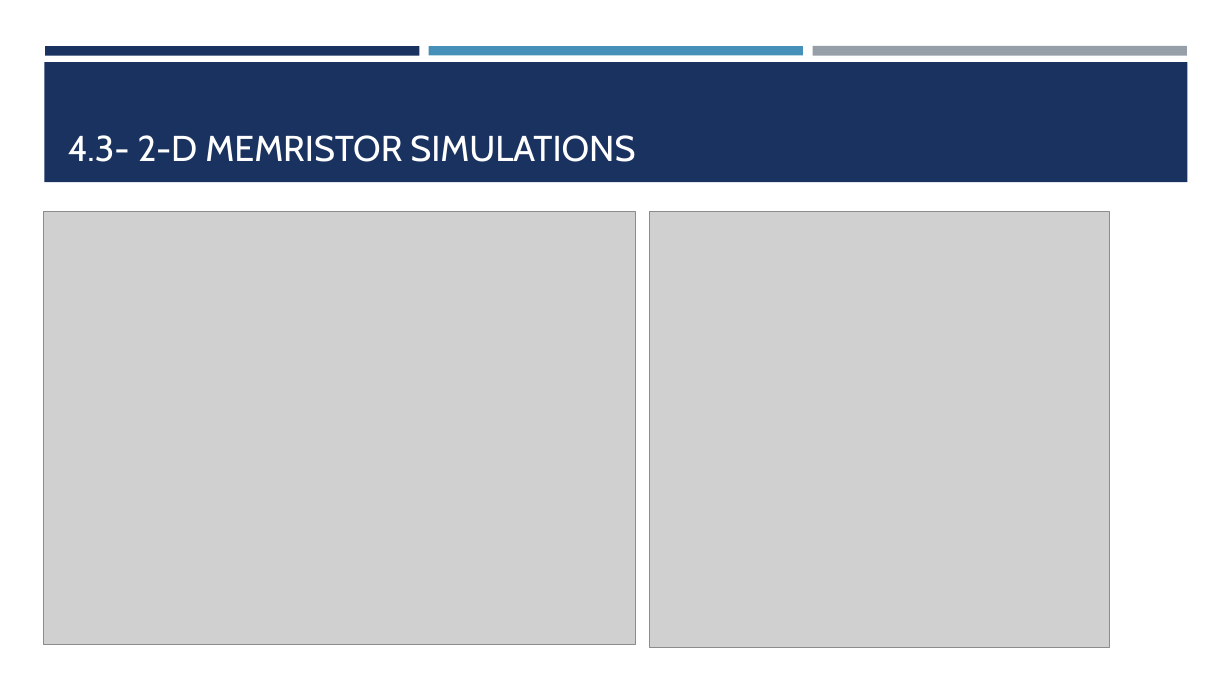
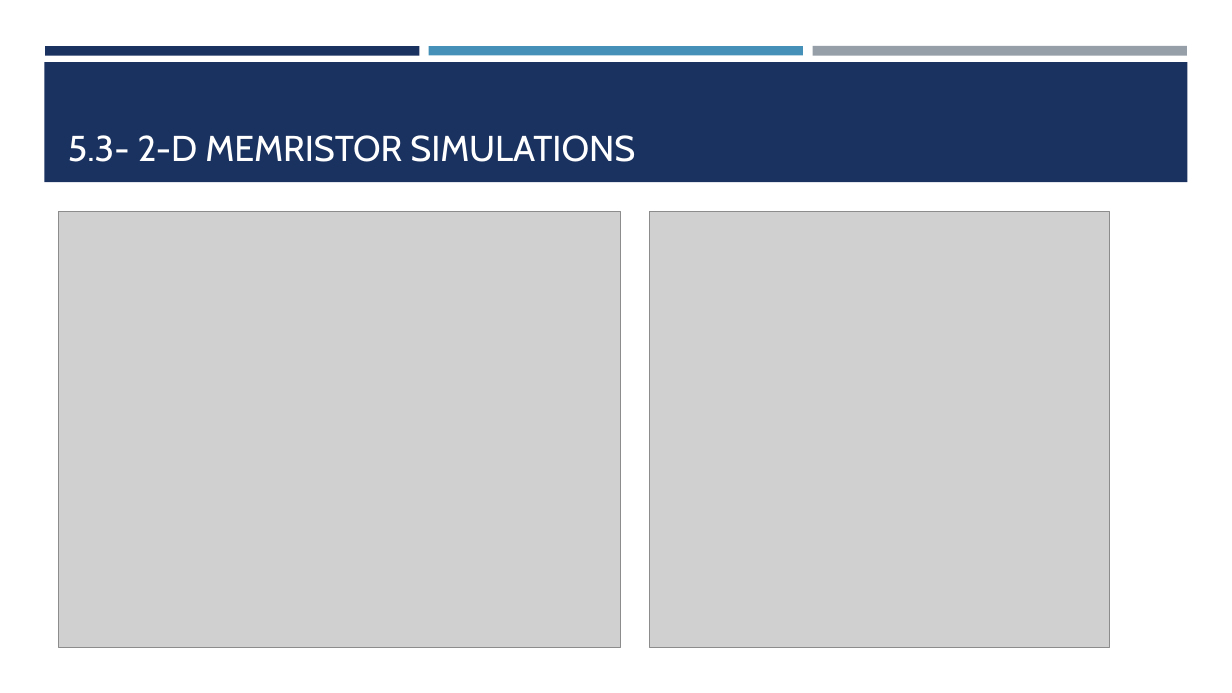
Before and after one commit to cbonfil/ThesisReport, a slide deck: slide 18 of Memristor Thesis/Memristor Presentation.pptx. Drawn at 1232x693 pixels with LibreOffice and Linux fonts; fonts in the diff are those of the drawing; grey boxes stand for pictures. Boxes give left, top, right and bottom in pixels: in the first picture for what was removed or moved away, otherwise in the second. Text is boxed around its words. In the diff, an @@ line names an element or a change of style, - is before the commit and + after.

```diff
--- a/Memristor Thesis/Memristor Presentation.pptx
+++ b/Memristor Thesis/Memristor Presentation.pptx
@@ title at bbox=[68, 135, 635, 162]: text changed @@
-4.3- 2-D MEMRISTOR SIMULATIONS
+5.3- 2-D MEMRISTOR SIMULATIONS
@@ picture: place and size @@
-picture at bbox=[43, 212, 636, 645]
+picture at bbox=[59, 212, 621, 648]
```
Also in this commit, not shown: 19 other slides changed, 3 slides added, 2 slides removed.
